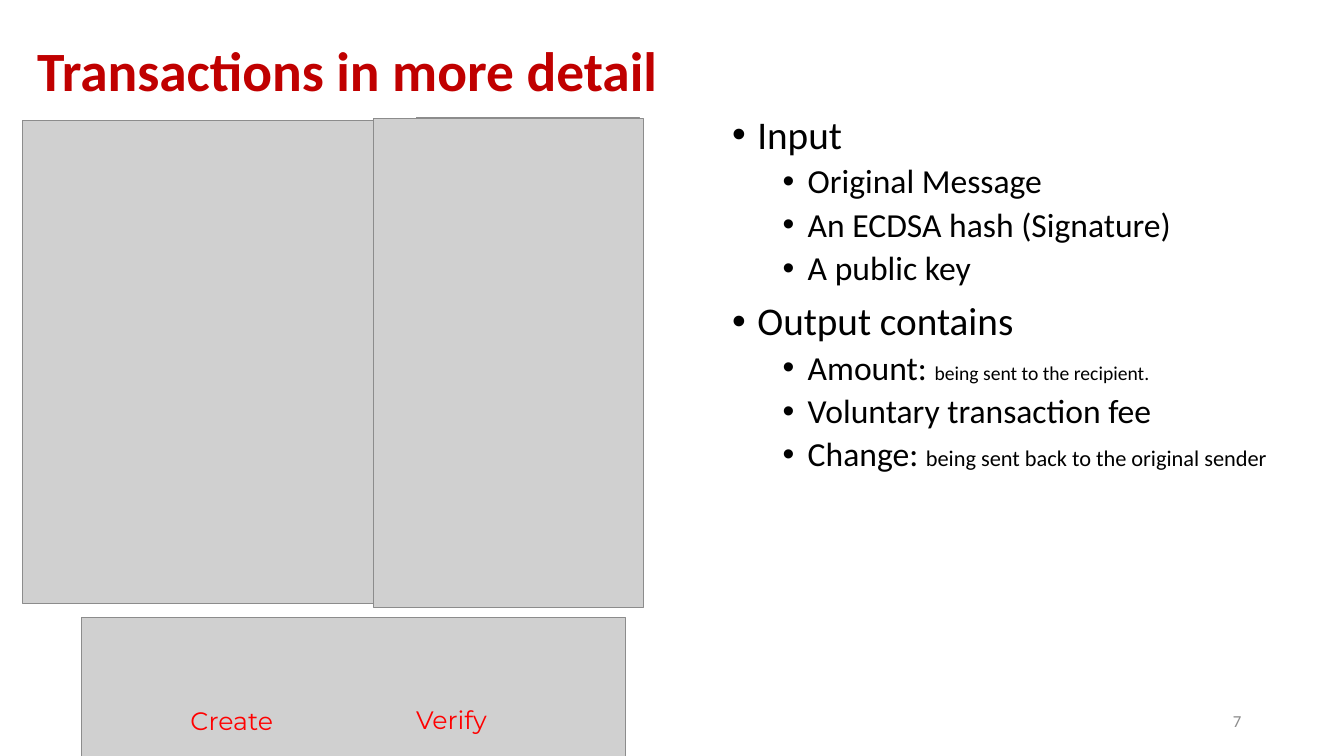
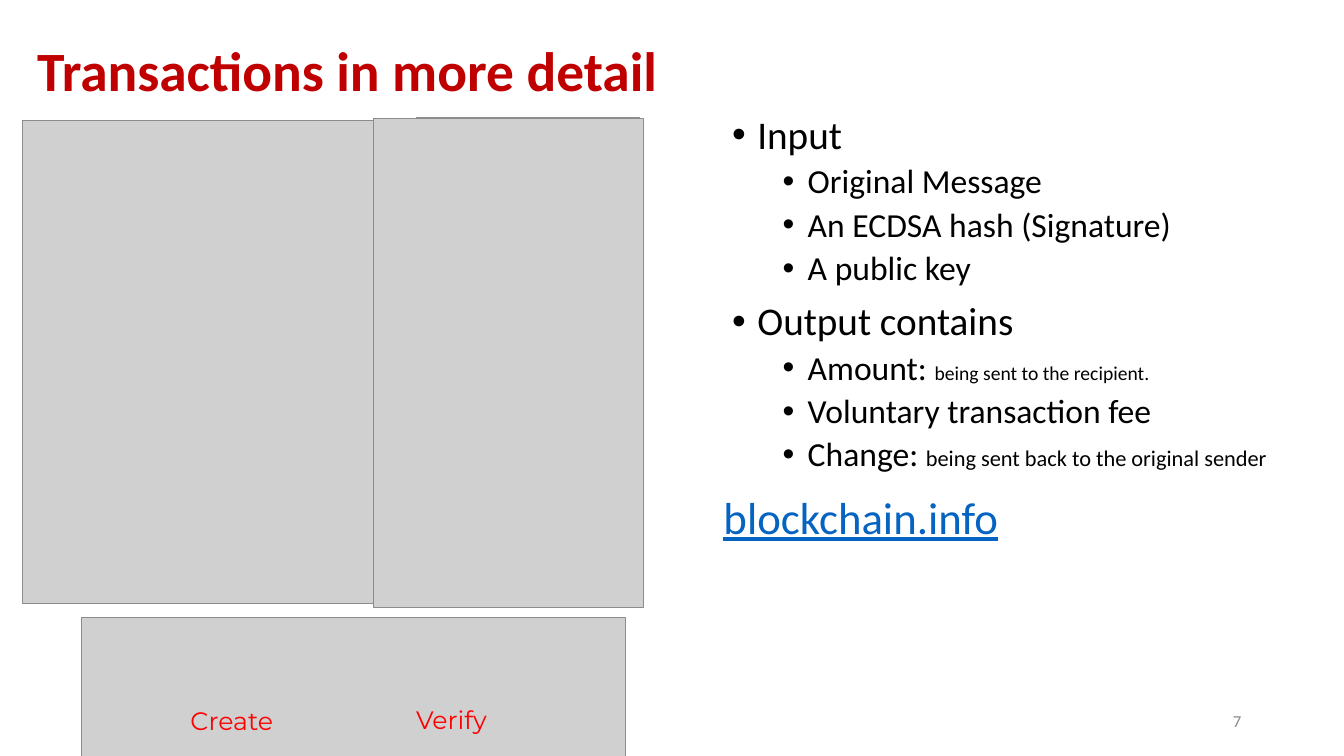
Before and after one commit to andyplusplus/blockchain, a slide deck: slide 7 of how_bitcoin_works/How_03_Transactions.pptx. Drawn at 1344x756 pixels with LibreOffice and Linux fonts; fonts in the diff are those of the drawing; grey boxes stand for pictures; background and template pictures are left out. Boxes give left, top, right and bottom in pixels: in the first picture for what was removed or moved away, otherwise in the second. Text is boxed around its words. In the diff, an @@ line names an element or a change of style, - is before the commit and + after.

```diff
--- a/how_bitcoin_works/How_03_Transactions.pptx
+++ b/how_bitcoin_works/How_03_Transactions.pptx
@@ text added at (723, 503, 998, 541), 32 pt, text #0563C1, underline @@
+blockchain.info
```
Also in this commit, not shown: 3 other slides changed, 10 other files.
